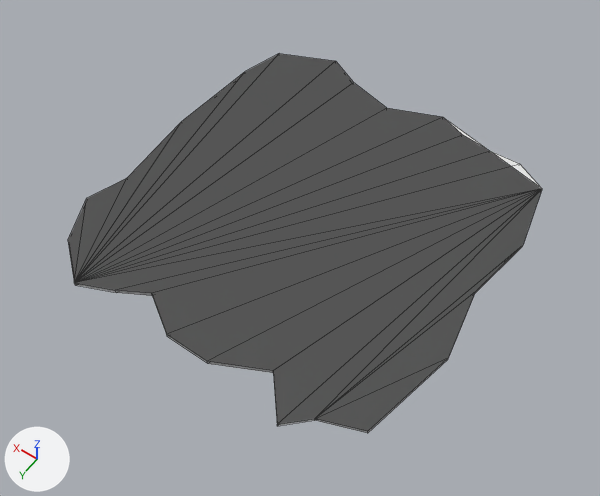
Renders of the Blender file models/arena2.blend from each side of a commit.
The view is the same before and after, from a camera (50 mm lens) standing at (-17.6, 26.2, 36.7) and looking at (-0.7, 2.5, -0.5). Lighting does not change. The marker at lower left points along +X, +Y and +Z. Mesh edges are drawn as thin lines.

The scene before the commit, as lines of its bpy script (objects in view):
```python
me_ice = bpy.data.meshes.new('ice')
me_ice.from_pydata(...)  # 56 vertices, 74 faces; spans x -11.6..12.2, y -11.4..11.1, z -0.1..2.6
me_ice.materials.append(None)
me_ice_001 = bpy.data.meshes.new('ice.001')
me_ice_001.from_pydata(...)  # 52 vertices, 68 faces; spans x -11.6..12.2, y -11.4..11.1, z -0.1..2.6
me_ice_001.materials.append(None)
ob_arena2 = bpy.data.objects.new('arena2', me_ice)
ob_arena2.location = (0.0, 0.0, 0.0)
ob_arena2.rotation_euler = (0.0, 0.0, 7.854)  # degrees (0, 0, 90)
ob_arena2c = bpy.data.objects.new('arena2C', me_ice_001)
ob_arena2c.location = (0.0, 0.0, 0.0)
ob_arena2c.rotation_euler = (0.0, 0.0, 7.854)  # degrees (0, 0, 90)
```
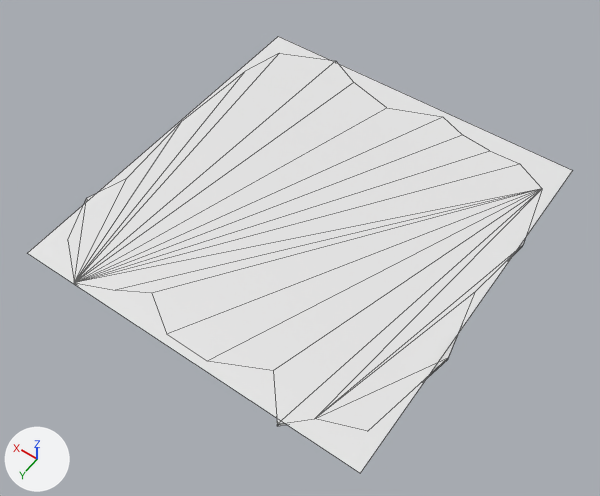
Scene script edits in JSON lines:
```json
{"block": "me_ice_001", "where": "me_ice_001.from_pydata(...)  # 52 vertices, 68 faces; spans x -11.6..12.2, y -11.4..11.1, z -0.1..2.6"}
{"block": "me_ice_001", "where": "# used by ob_arena2c; location = (0.0, 0.0, 0.0); rotation_euler = (0.0, 0.0, 7.854), in degrees (0, 0, 90)"}
{"block": "me_ice_001", "where": "# verts and faces of me_ice_001; kept vertices keep their numbers, new ones are numbered from 52"}
{"block": "me_ice_001", "change": "me_ice_001 part 1: the loose piece of 48 vertices spanning x -11.6..12.2, y -11.4..11.1, z -0.1..0.1 is deleted"}
{"block": "me_ice_001", "change": "me_ice_001 part 2"}
{"op": "add", "block": "me_ice_001", "code": "verts[52] = (1.0, 1.0, 0.0)  # pixel (27, 253)"}
{"op": "add", "block": "me_ice_001", "code": "verts[53] = (1.0, -1.0, 0.0)  # pixel (278, 36)"}
{"op": "add", "block": "me_ice_001", "code": "verts[54] = (-1.0, -1.0, 0.0)  # pixel (572, 170)"}
{"op": "add", "block": "me_ice_001", "code": "verts[55] = (-1.0, 1.0, 0.0)  # pixel (360, 473)"}
{"op": "add", "block": "me_ice_001", "code": "faces += [(52, 55, 54, 53)]"}
{"op": "set", "path": "ob_arena2c.rotation_euler", "old": "(0.0, 0.0, 7.854)", "new": "(0.0, 0.0, 0.0)", "note": "degrees (0, 0, 90) -> degrees (0, 0, 0)"}
{"op": "set", "path": "ob_arena2c.location", "old": "(0.0, 0.0, 0.0)", "new": "(0.12, 0.3, 0.16)"}
{"op": "set", "path": "ob_arena2c.scale", "old": "(1.0, 1.0, 1.0)", "new": "(11.0, 11.7, 11.5)"}
```

Changed parts and their boxes [x1, y1, x2, y2] in the pictures (600 x 496 px):
```json
{"object": "arena2C", "change": "reshaped, moved, rescaled, turned", "before": [77, 118, 542, 432], "after": [28, 36, 573, 473]}
{"part": 1, "of": "me_ice_001", "change": "deleted", "before": [77, 118, 542, 432]}
{"part": 2, "of": "me_ice_001", "change": "added", "after": [28, 36, 573, 473]}
{"object": "arena2", "change": "unchanged, covered by the edit", "before": [68, 54, 541, 433], "after": [84, 61, 525, 426]}
```
